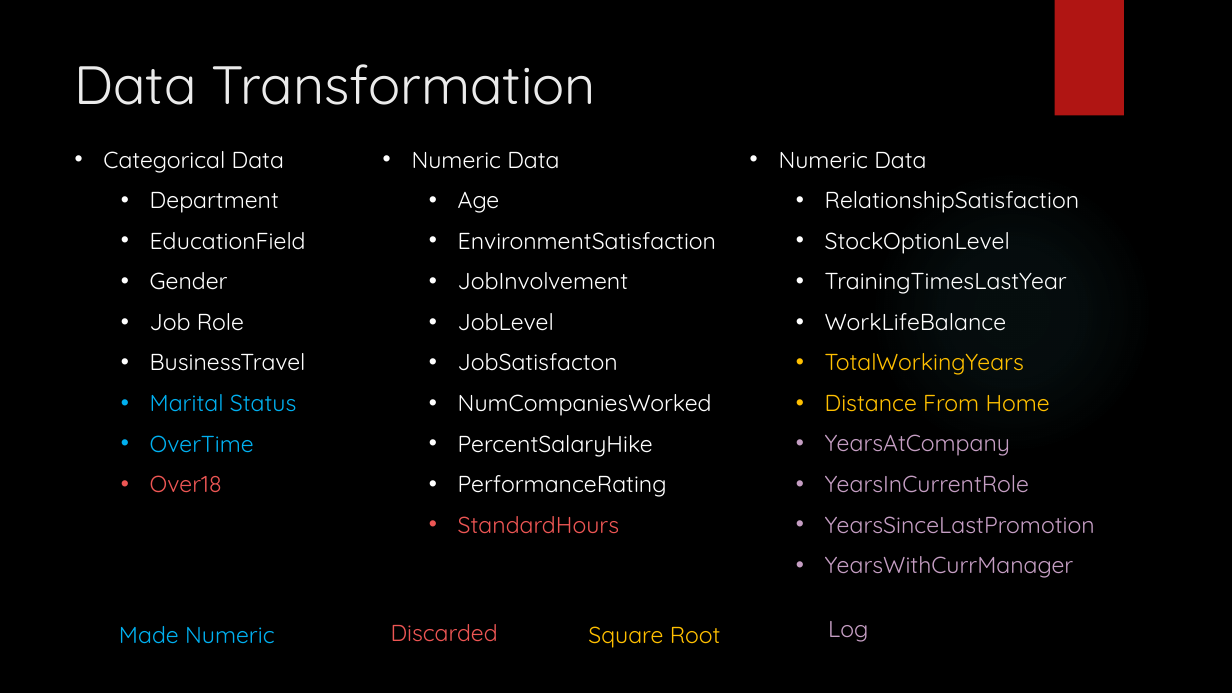
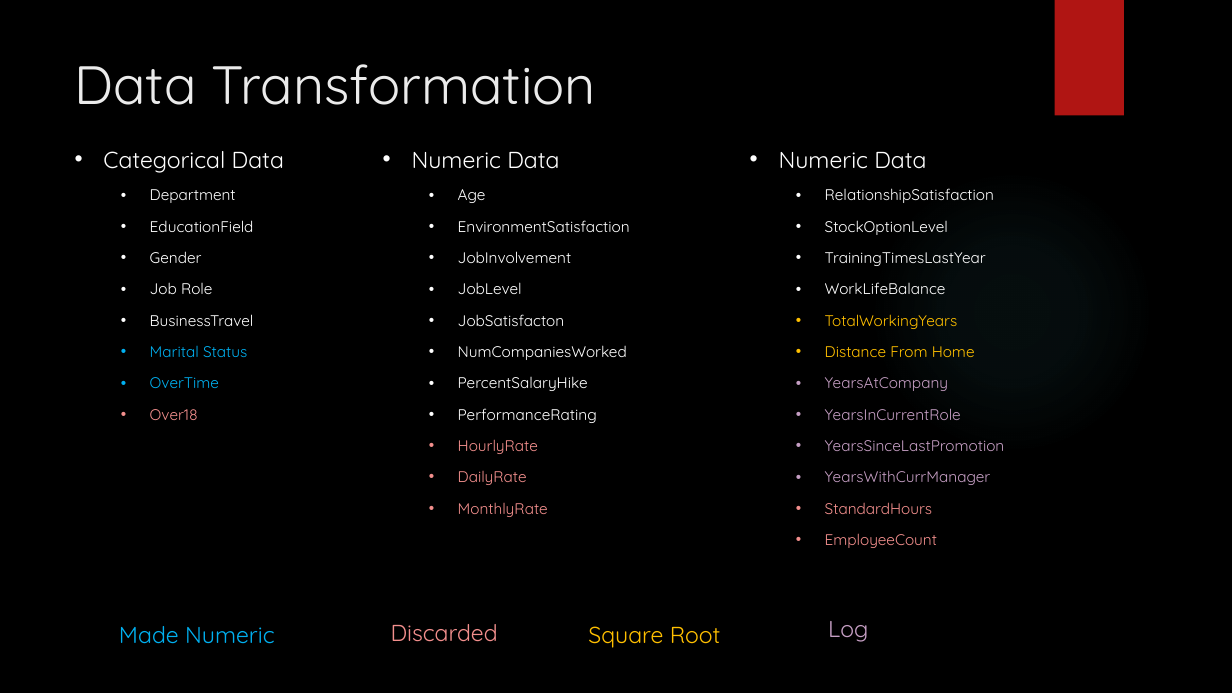
Before and after one commit to rmpalmer/CaseStudy2DDS, a slide deck: slide 6 of Richard_Palmer_Case_Study_2.pptx (slide 4 before the commit). Drawn at 1232x693 pixels with LibreOffice and Linux fonts; fonts in the diff are those of the drawing; background and template pictures are left out. Boxes give left, top, right and bottom in pixels: in the first picture for what was removed or moved away, otherwise in the second. Text is boxed around its words. In the diff, an @@ line names an element or a change of style, - is before the commit and + after.

```diff
--- a/Richard_Palmer_Case_Study_2.pptx
+++ b/Richard_Palmer_Case_Study_2.pptx
@@ text at (150, 189, 254, 420): size 18 to 12 pt in "Department", "EducationField", "Gender", "Job Role" and 4 more places; text colour #ED5654 to #F38F8D in "Over18" @@
@@ text at (458, 189, 630, 423): size 18 to 12 pt in "Age", "EnvironmentSatisfaction", "JobInvolvement", "JobLevel" and 4 more places @@
@@ text at (825, 188, 1005, 485): size 18 to 12 pt in "RelationshipSatisfaction", "StockOptionLevel", "TrainingTimesLastYear", "WorkLifeBalance" and 6 more places @@
@@ text at (458, 439, 548, 517): text changed; size 18 to 12 pt; text colour #ED5654 to #F38F8D @@
-  • StandardHours
+  • HourlyRate
+  • DailyRate
+  • MonthlyRate
@@ text at (825, 502, 937, 548): paragraphs added @@
+  • StandardHours
+  • EmployeeCount
@@ text "Discarded" at (391, 624, 498, 642): text colour #ED5654 to #F38F8D @@
```
Also in this commit, not shown: 5 other slides changed, 10 slides added, 5 slides removed.
